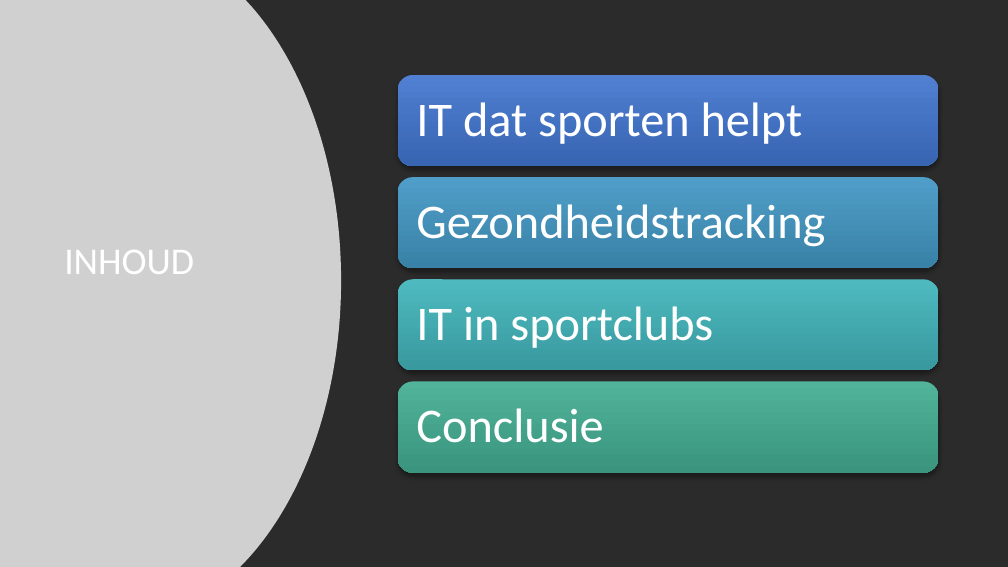
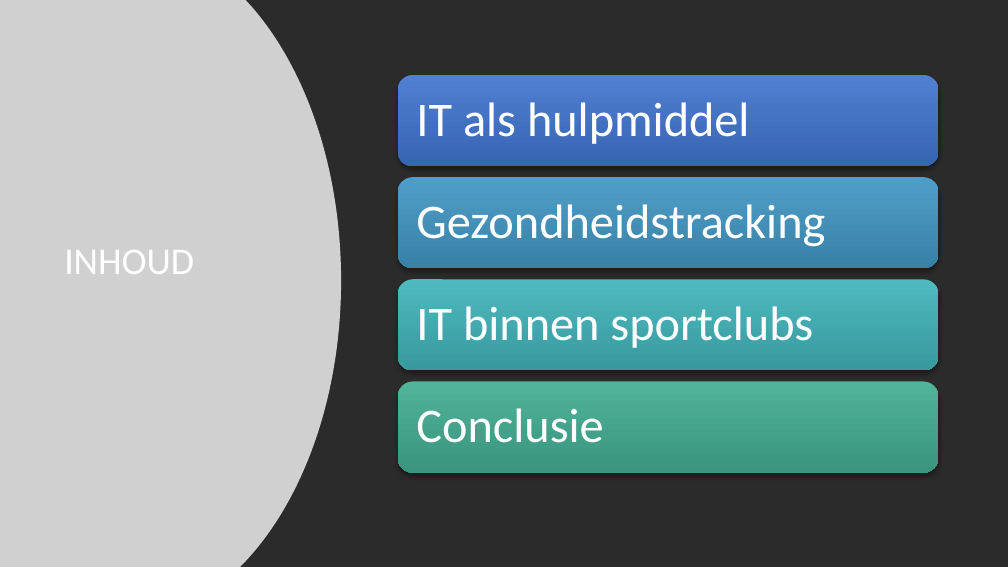
Before and after one commit to BasDM/PresentatiePM, a slide deck: slide 2 of Presentatie_powerpoint.pptx. Drawn at 1008x567 pixels with LibreOffice and Linux fonts; fonts in the diff are those of the drawing; grey boxes stand for pictures; background and template pictures are left out; a plain dark background stands for a picture behind light text. Boxes give left, top, right and bottom in pixels: in the first picture for what was removed or moved away, otherwise in the second. Text is boxed around its words. In the diff, an @@ line names an element or a change of style, - is before the commit and + after.

```diff
--- a/Presentatie_powerpoint.pptx
+++ b/Presentatie_powerpoint.pptx
@@ text at (416,102,750,144): text changed @@
-IT dat sporten helpt
+IT als hulpmiddel
@@ text at (416,306,813,348): text changed @@
-IT in sportclubs
+IT binnen sportclubs
```
Also in this commit, not shown: 2 other slides changed, 2 slides added, 2 slides removed.
